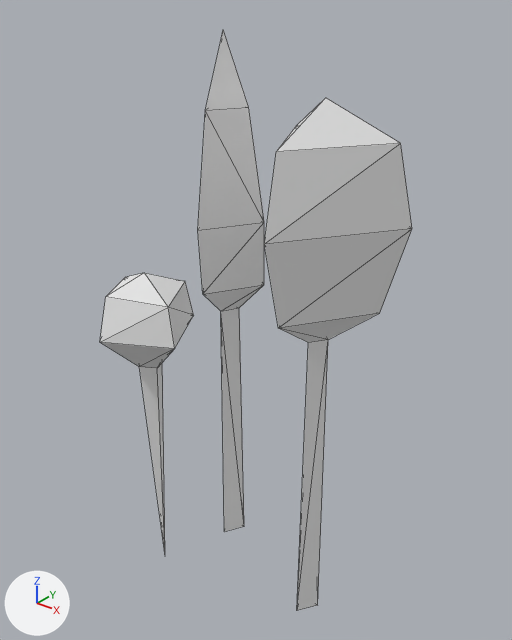
Two versions of the OBJ model data/models/mtree1b.obj, one commit apart.
Before and after are seen from a 50 mm camera at (5.86, -6.76, 5.17) aimed at (0.29, 0.2, 0.86). Arrows for +X, +Y and +Z are at lower left; the lights stay in place. Mesh edges are drawn as thin lines. Where no turn or scale is listed for an object, it has been applied to the vertices.

The older version as bpy lines, for what is in view:
```python
mat_octahedron3_auv_001 = principled_material('octahedron3_auv.001')
mat_octahedron3_auv_001.base_color = (0.8, 0.8, 0.8)  # white #e7e7e7
mat_octahedron3_auv_001.roughness = 1.0
mat_tetrahedron1_auv2 = principled_material('tetrahedron1_auv2')
mat_tetrahedron1_auv2.base_color = (0.8, 0.8, 0.8)  # white #e7e7e7
mat_tetrahedron1_auv2.roughness = 1.0
mat_tetrahedron1_auv_002 = principled_material('tetrahedron1_auv.002')
mat_tetrahedron1_auv_002.base_color = (0.8, 0.8, 0.8)  # white #e7e7e7
mat_tetrahedron1_auv_002.roughness = 1.0
me_mtree1 = bpy.data.meshes.new('mtree1')
me_mtree1.from_pydata(...)  # 46 vertices, 80 faces; spans x -1.92..2.27, y -1.2..0.78, z -3.93..4.59
# faces by material slot: [24, 28, 28]
me_mtree1.materials.append(mat_octahedron3_auv_001)  # white #e7e7e7
me_mtree1.materials.append(mat_tetrahedron1_auv2)  # white #e7e7e7
me_mtree1.materials.append(mat_tetrahedron1_auv_002)  # white #e7e7e7
ob_mtree1 = bpy.data.objects.new('mtree1', me_mtree1)
ob_mtree1.location = (0.0, 0.0, 0.0)
```
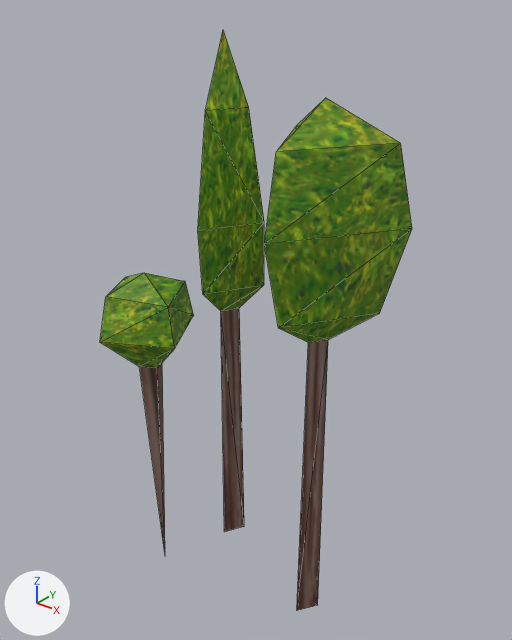
The newer file is also rescaled (x2.667) as a whole; pictures and numbers use the older file's frame.

What differs and where, as boxes (x1, y1, x2, y2) in the pictures (512 x 640 px):
'mtree1', surface changed (grey to green): (100, 31, 412, 610) in both

The change, as a diff of the scene's bpy script:
```diff
--- a/data/models/mtree1b.obj.py
+++ b/data/models/mtree1b.obj.py
@@ img_foliage_tga @@
+img_foliage_tga = load_image('foliage.tga', '../textures/foliage.tga', 128, 256, 'sRGB')
@@ mat_octahedron3_auv_001 @@
 mat_octahedron3_auv_001 = principled_material('octahedron3_auv.001')
-mat_octahedron3_auv_001.base_color = (0.8, 0.8, 0.8)  # white #e7e7e7
-mat_octahedron3_auv_001.roughness = 1.0
+mat_octahedron3_auv_001.texture = img_foliage_tga
+mat_octahedron3_auv_001.roughness = 0.69
@@ mat_tetrahedron1_auv2 @@
 mat_tetrahedron1_auv2 = principled_material('tetrahedron1_auv2')
-mat_tetrahedron1_auv2.base_color = (0.8, 0.8, 0.8)  # white #e7e7e7
-mat_tetrahedron1_auv2.roughness = 1.0
+mat_tetrahedron1_auv2.texture = img_foliage_tga
+mat_tetrahedron1_auv2.roughness = 0.69
@@ mat_tetrahedron1_auv_002 @@
 mat_tetrahedron1_auv_002 = principled_material('tetrahedron1_auv.002')
-mat_tetrahedron1_auv_002.base_color = (0.8, 0.8, 0.8)  # white #e7e7e7
-mat_tetrahedron1_auv_002.roughness = 1.0
+mat_tetrahedron1_auv_002.texture = img_foliage_tga
+mat_tetrahedron1_auv_002.roughness = 0.69
```
